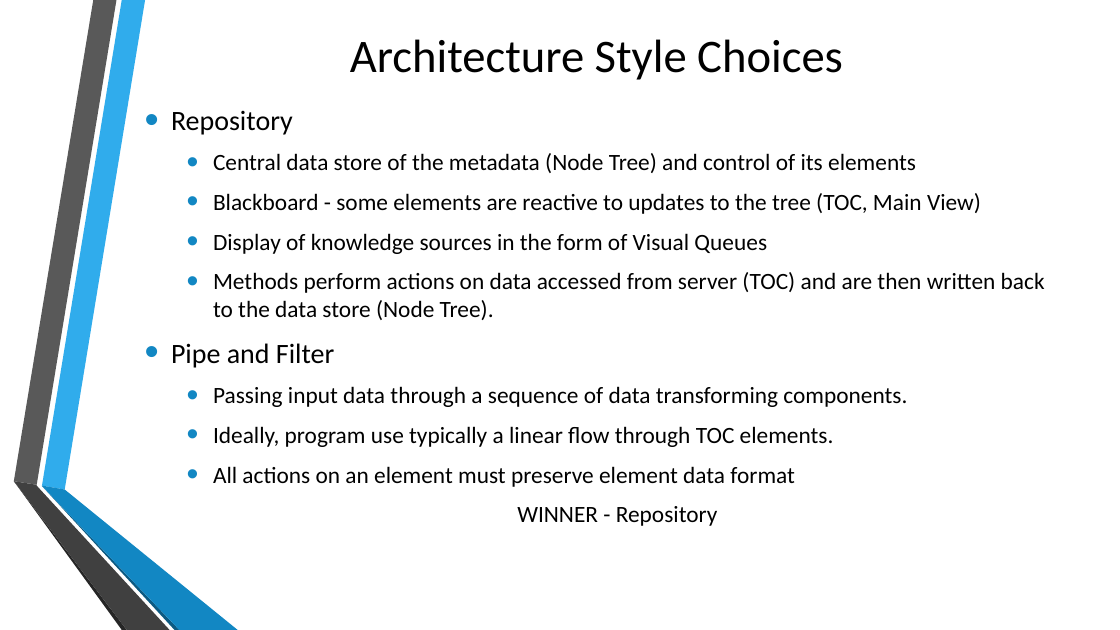
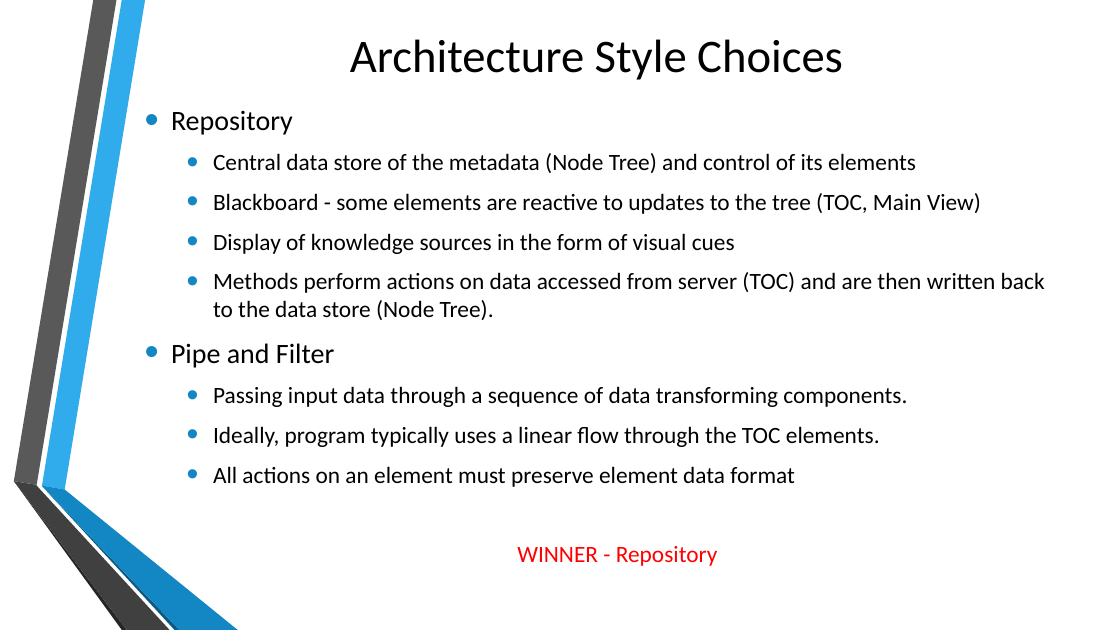
Before and after one commit to NMSU-SDev/team-FE, a slide deck: slide 4 of trunk/docs/TeamFE-ArchPresentation.pptx. Drawn at 1120x630 pixels with LibreOffice and Linux fonts; fonts in the diff are those of the drawing; background and template pictures are left out. Boxes give left, top, right and bottom in pixels: in the first picture for what was removed or moved away, otherwise in the second. Text is boxed around its words. In the diff, an @@ line names an element or a change of style, - is before the commit and + after.

```diff
--- a/trunk/docs/TeamFE-ArchPresentation.pptx
+++ b/trunk/docs/TeamFE-ArchPresentation.pptx
@@ text at (213, 233, 735, 254): text changed @@
-  • Display of knowledge sources in the form of Visual Queues
+  • Display of knowledge sources in the form of visual cues
@@ text at (213, 426, 880, 447): text changed @@
-  • Ideally, program use typically a linear flow through TOC elements.
+  • Ideally, program typically uses a linear flow through the TOC elements.
@@ text at (517, 546, 718, 566): text colour #000000 to #FF0000 in "WINNER - Repository" @@
```
Also in this commit, not shown: 4 other slides changed, 1 other file.
